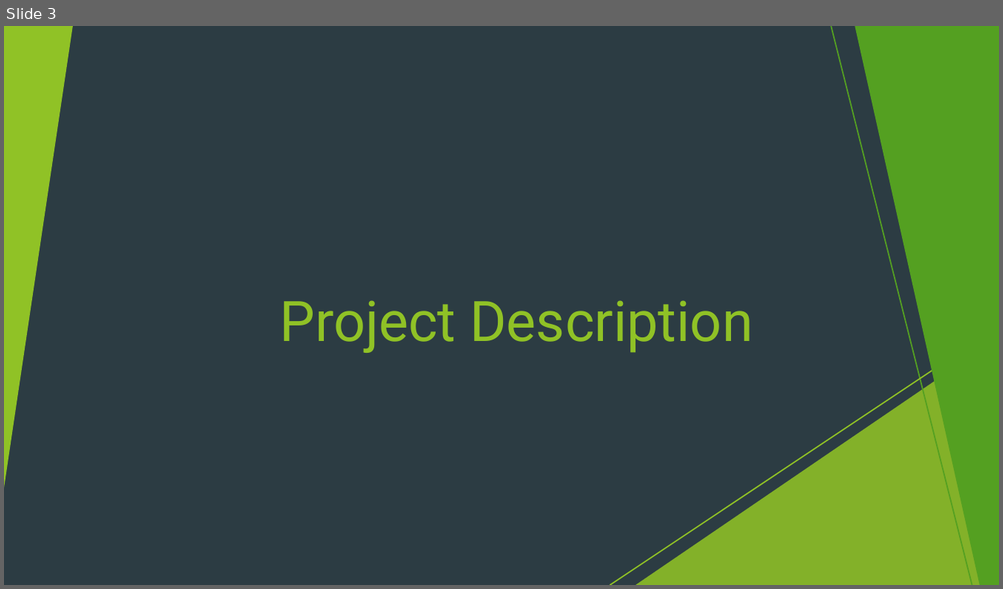
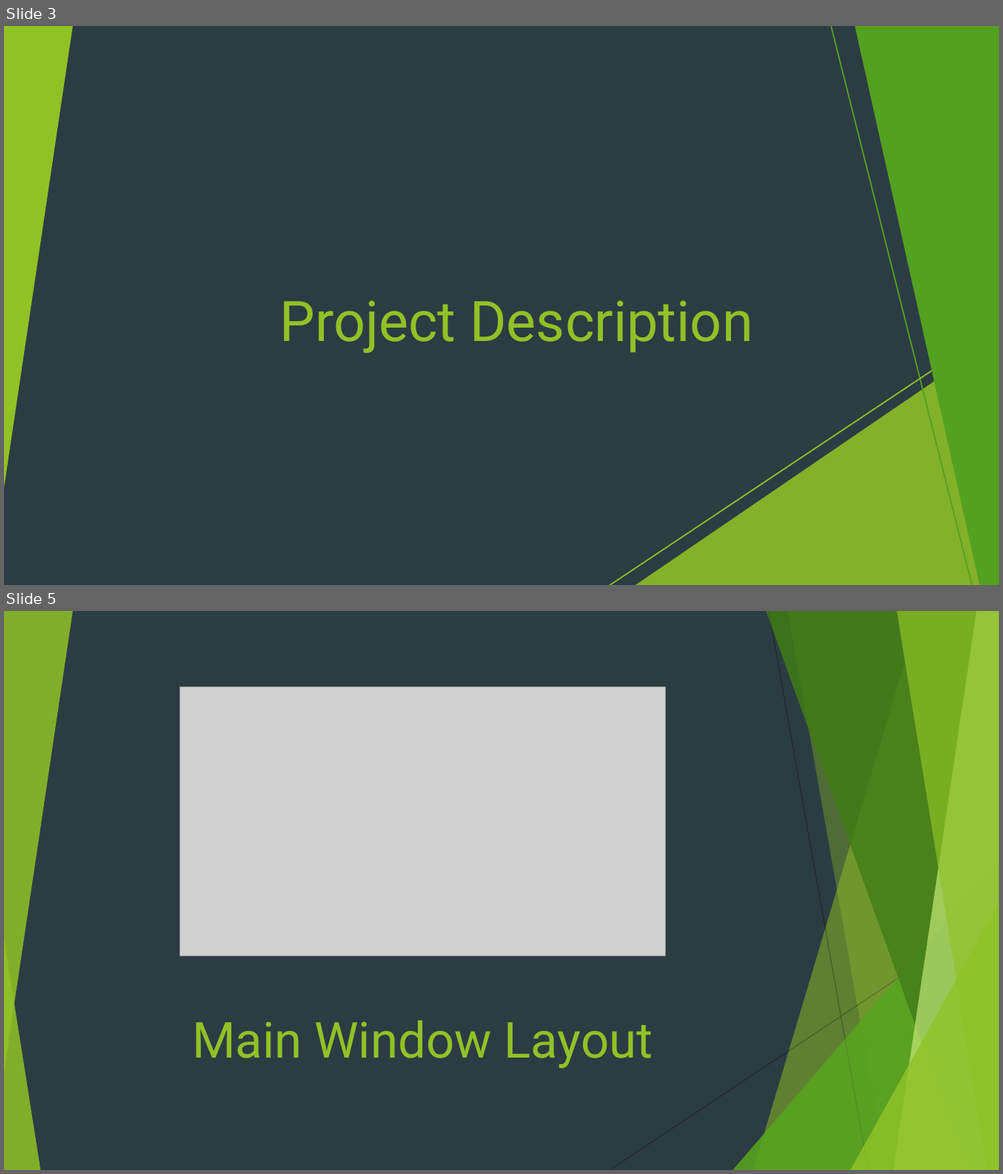
Before and after one commit to SevcanAlkan/AST-Course-Project, a slide deck: Documents/Movie Dubbing Studio Manager.pptx. Shown one above the other, each under a label of ours: slide 3 before the commit, slides 3 and 5 after it; the slides between them are not shown. The pictures are 1003x589 and 1003x1174 pixels, drawn with LibreOffice and Linux fonts; fonts in the diff are those of the drawing; grey boxes stand for pictures. Boxes give left, top, right and bottom in pixels: in the first picture for what was removed or moved away, otherwise in the second. Text is boxed around its words. In the diff, an @@ line names an element or a change of style, - is before the commit and + after.

```diff
--- a/Documents/Movie Dubbing Studio Manager.pptx
+++ b/Documents/Movie Dubbing Studio Manager.pptx
@@ slide 5 added at [4,611,999,1170], background #2C3C43; not listed: 8 template elements that a slide beside it also shows @@
@@ group added at [4,611,999,1170]: 5 freeform shapes, 3 triangles, 2 lines @@
@@ picture added at [180,687,665,957] @@
@@ title added at [192,1020,653,1069], 48 pt, text #90C226 @@
+Main Window Layout
```
Also in this commit, not shown: 4 other slides added, 4 slides removed, 23 other files.
